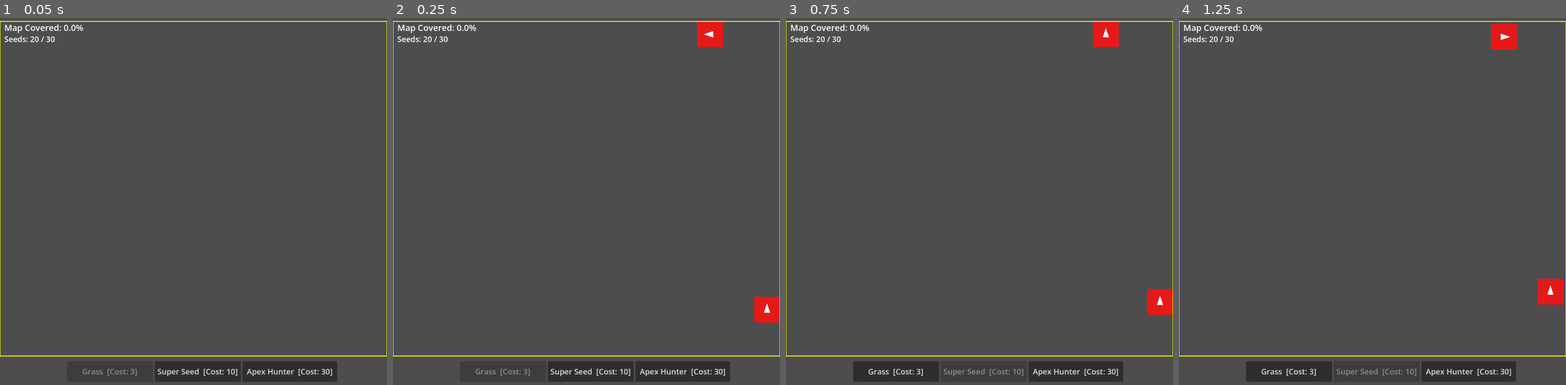
Above: before the commit, frames 1-4 (left to right).
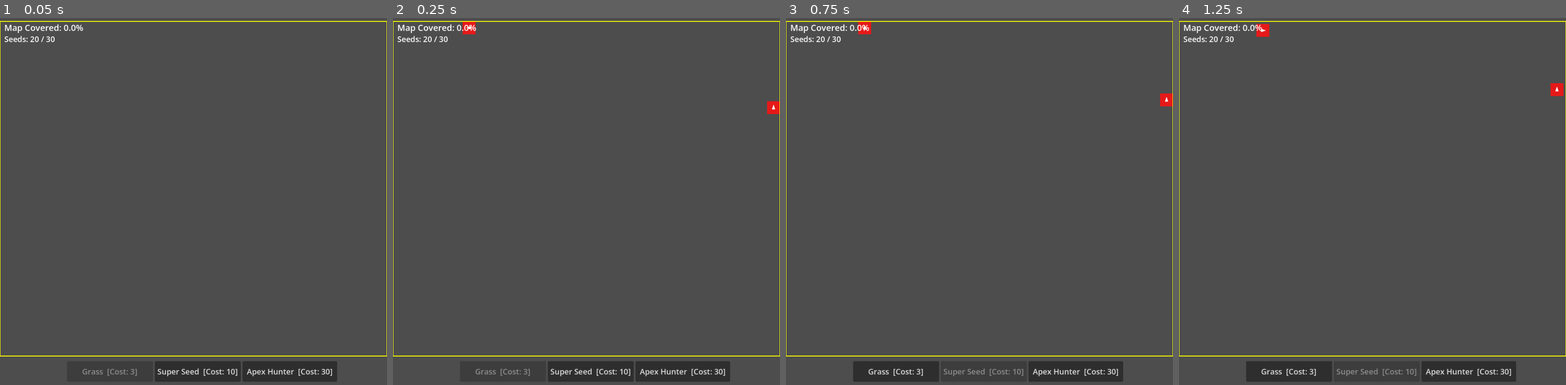
Above: after the commit, the same moments.

Repository: mamo1016/ecosystem-game
Game: Godot game, scene res://world.tscn
Same seed, same stepped clock (60 frames per second), same inputs: the game is played once before the commit and once after it.
Inputs:
- Up to frame 1 (0.05 s): no input
- Up to frame 2 (0.25 s): no input
- Up to frame 3 (0.75 s): click "Super Seed [Cost: 10]" at 0.5 s
- Up to frame 4 (1.25 s): no input

Frame 1 is identical in both runs. In frame 2, 1.2% of the frame differs, in the area x 18-100%, y 1-84%; in frame 3, 1.2%; in frame 4, 1.2%, in the area x 20-100%, y 1-79%.

Commit message:
Decrease animal size by half (from 10 to 5)

Diff:
--- a/world.gd
+++ b/world.gd
@@ -24,7 +24,7 @@
 const MAP_WIDTH  = 150
 const MAP_HEIGHT = 130
 const TILE_SIZE  = 6
-const ANIMAL_SIZE= 10
+const ANIMAL_SIZE= 5
 const MAP_OFFSET = Vector2(0, 8)
 
 # --- COSTS ---
